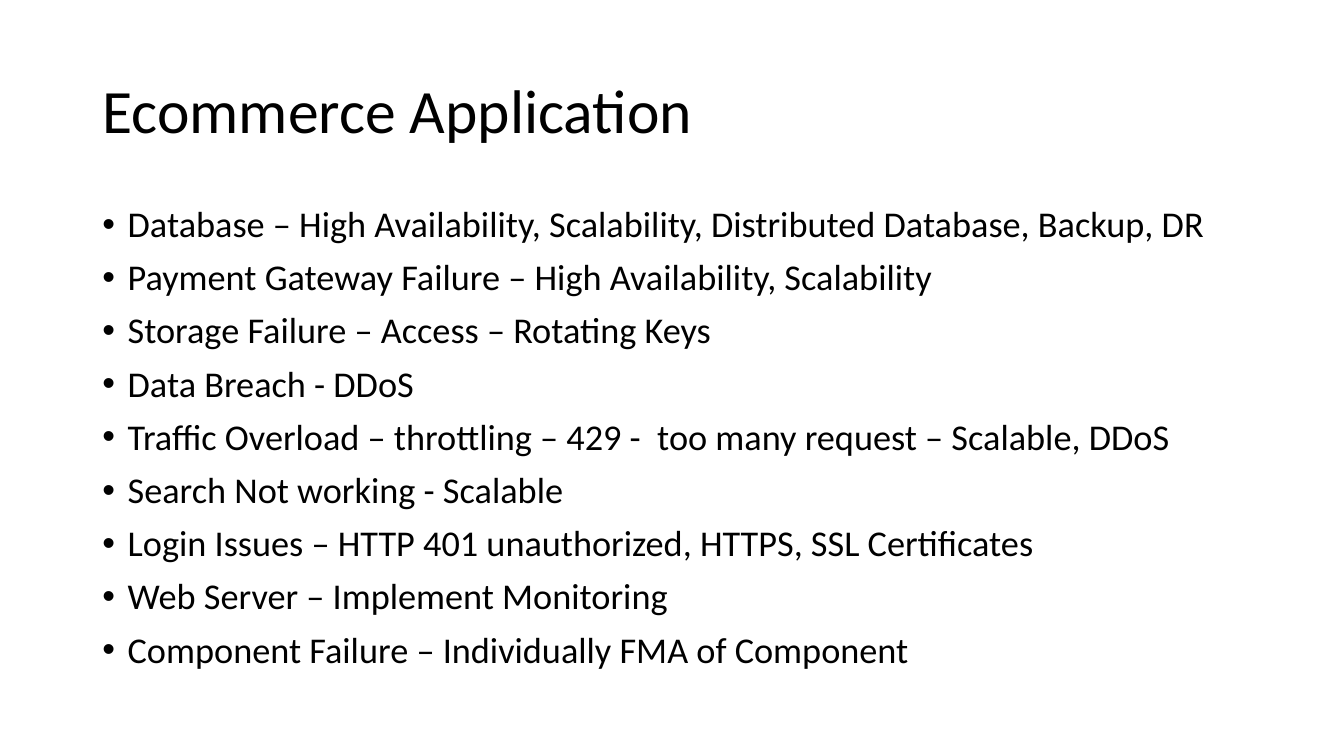
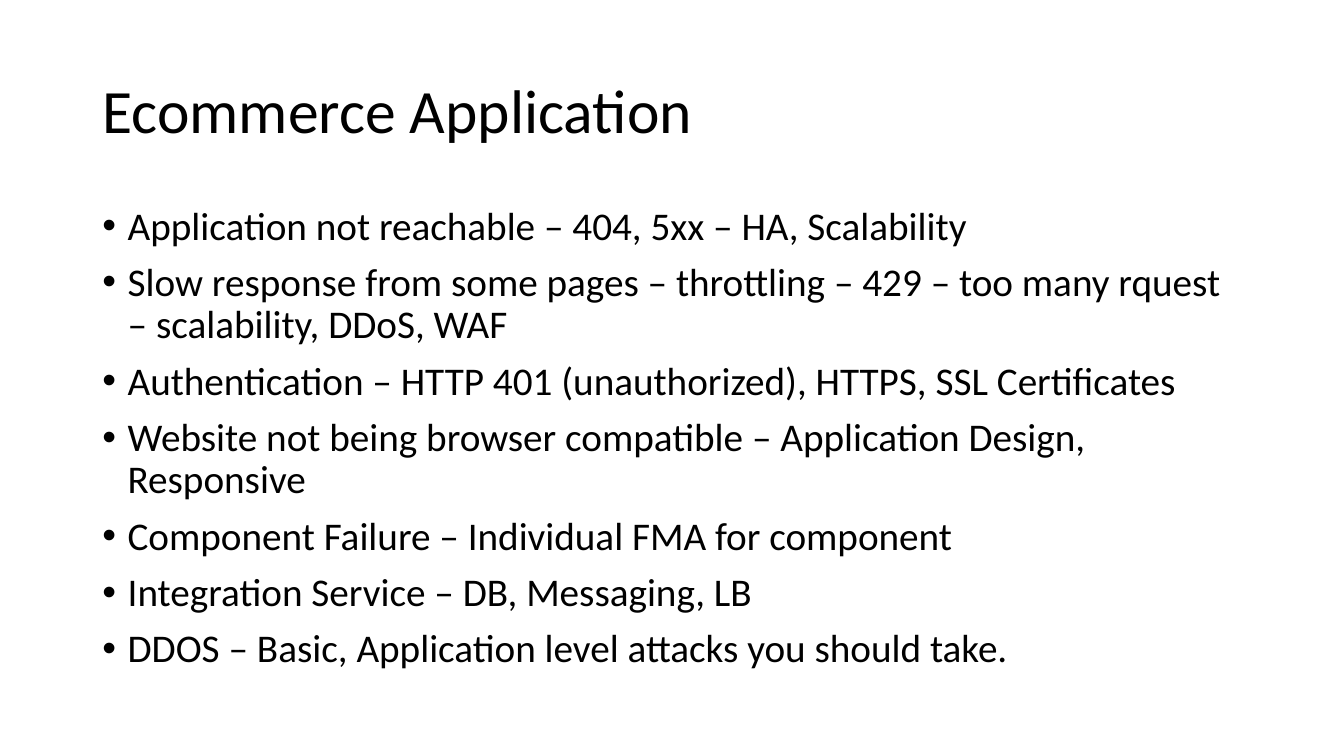
Before and after one commit to ayushrathi15/15Jun-AZ305, a slide deck: slide 15 of Business Continuity and Resiliency in Azure.pptx (slide 13 before the commit). Drawn at 1344x756 pixels with LibreOffice and Linux fonts; fonts in the diff are those of the drawing. Boxes give left, top, right and bottom in pixels: in the first picture for what was removed or moved away, otherwise in the second. Text is boxed around its words. In the diff, an @@ line names an element or a change of style, - is before the commit and + after.

```diff
--- a/Business Continuity and Resiliency in Azure.pptx
+++ b/Business Continuity and Resiliency in Azure.pptx
@@ text at box(128, 212, 1220, 669): text changed; size 25.9 to 28 pt @@
-• Database – High Availability, Scalability, Distributed Database, Backup, DR
-• Payment Gateway Failure – High Availability, Scalability
-• Storage Failure – Access – Rotating Keys
-• Data Breach - DDoS
-• Traffic Overload – throttling – 429 - too many request – Scalable, DDoS
-• Search Not working - Scalable
-• Login Issues – HTTP 401 unauthorized, HTTPS, SSL Certificates
-• Web Server – Implement Monitoring
-• Component Failure – Individually FMA of Component
+• Application not reachable – 404, 5xx – HA, Scalability
+• Slow response from some pages – throttling – 429 – too many rquest – scalability, DDoS, WAF
+• Authentication – HTTP 401 (unauthorized), HTTPS, SSL Certificates
+• Website not being browser compatible – Application Design, Responsive
+• Component Failure – Individual FMA for component
+• Integration Service – DB, Messaging, LB
+• DDOS – Basic, Application level attacks you should take.
```
Also in this commit, not shown: 1 other slide changed, 27 slides added.
